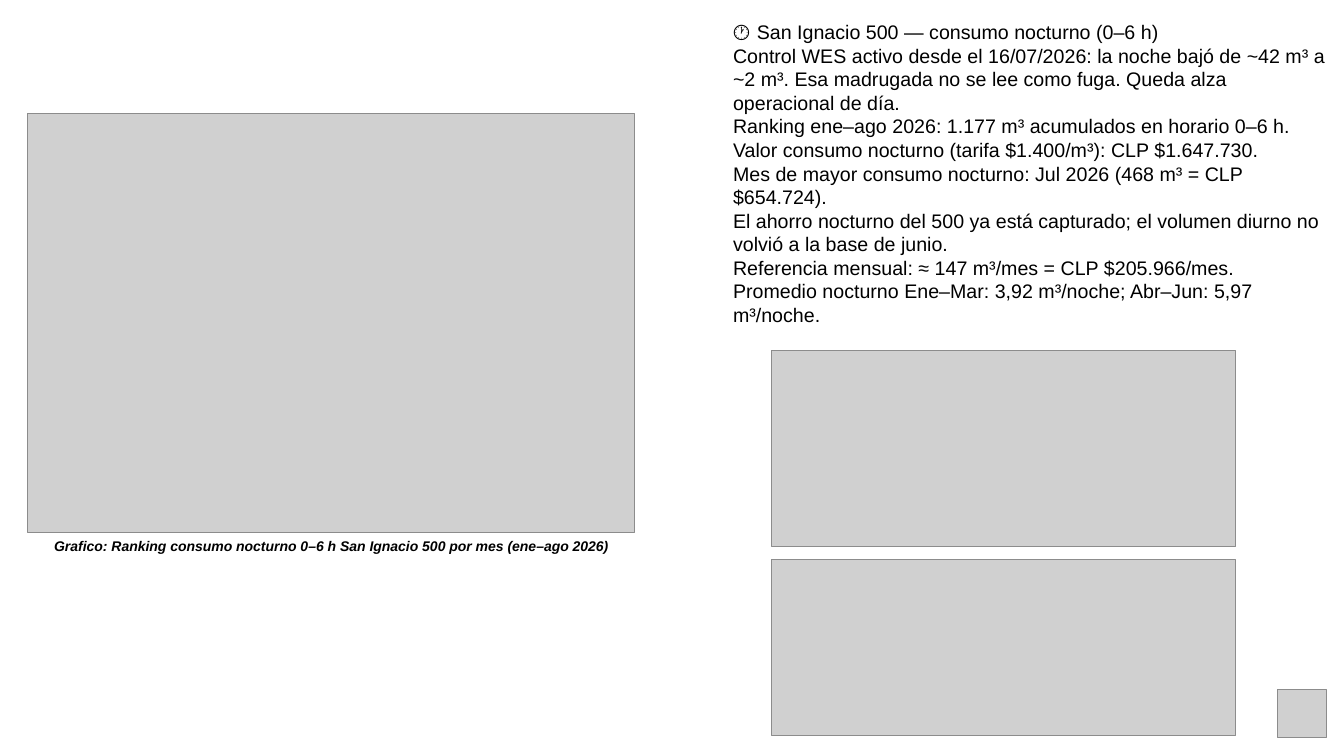
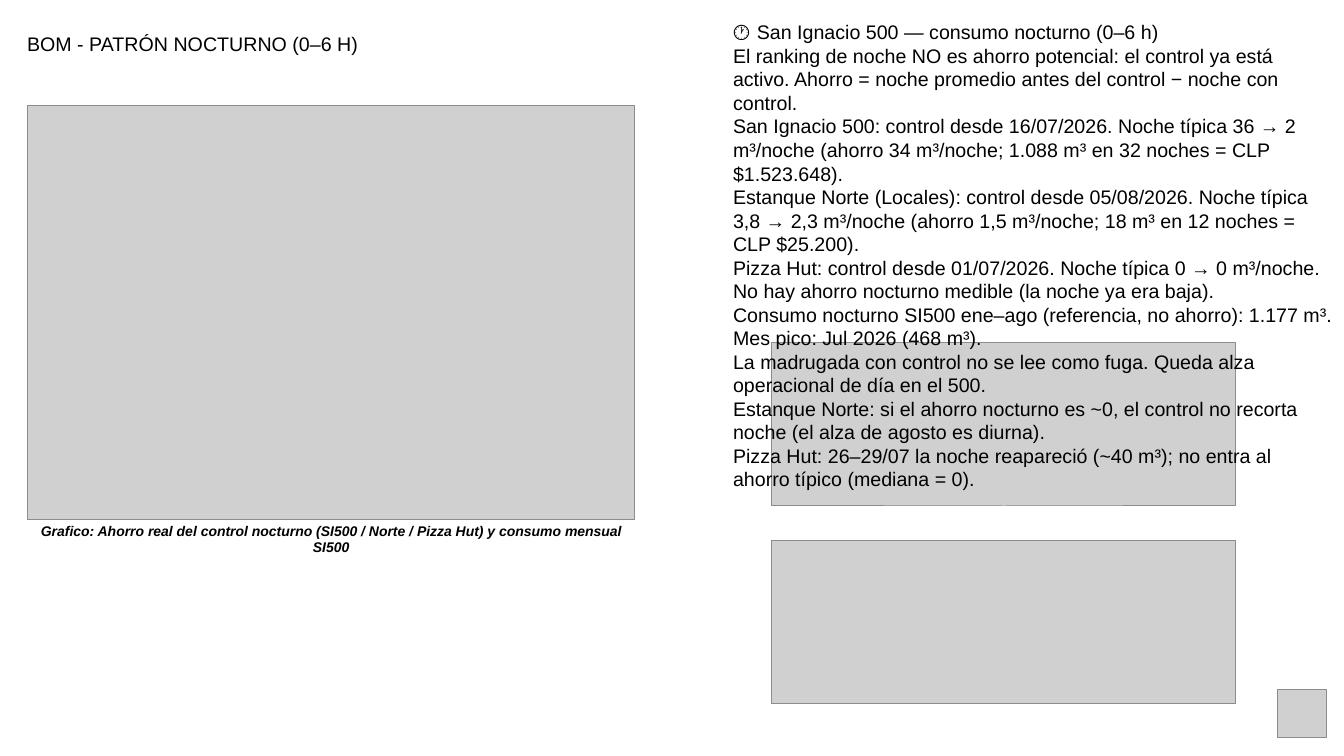
Before and after one commit to anibaloperacionesWes/wes-scripts, a slide deck: slide 17 of reports/Parque_Arauco/TMP_7MALLS/entrega_diego_anibal/Informe WES __ Parque Arauco 7 Malls (16.08.2026).pptx. Drawn at 1344x756 pixels with LibreOffice and Linux fonts; fonts in the diff are those of the drawing; grey boxes stand for pictures. Boxes give left, top, right and bottom in pixels: in the first picture for what was removed or moved away, otherwise in the second. Text is boxed around its words. In the diff, an @@ line names an element or a change of style, - is before the commit and + after.

```diff
--- a/reports/Parque_Arauco/TMP_7MALLS/entrega_diego_anibal/Informe WES __ Parque Arauco 7 Malls (16.08.2026).pptx
+++ b/reports/Parque_Arauco/TMP_7MALLS/entrega_diego_anibal/Informe WES __ Parque Arauco 7 Malls (16.08.2026).pptx
@@ text added at (x1=27, y1=36, x2=358, y2=55), 14 pt, text #000000 @@
+BOM - PATRÓN NOCTURNO (0–6 H)
@@ text at (x1=733, y1=48, x2=1331, y2=491): text changed @@
-Control WES activo desde el 16/07/2026: la noche bajó de ~42 m³ a ~2 m³. Esa madrugada no se lee como fuga. Queda alza operacional de día.
-Ranking ene–ago 2026: 1.177 m³ acumulados en horario 0–6 h.
-Valor consumo nocturno (tarifa $1.400/m³): CLP $1.647.730.
-Mes de mayor consumo nocturno: Jul 2026 (468 m³ = CLP $654.724).
-El ahorro nocturno del 500 ya está capturado; el volumen diurno no volvió a la base de junio.
-Referencia mensual: ≈ 147 m³/mes = CLP $205.966/mes.
-Promedio nocturno Ene–Mar: 3,92 m³/noche; Abr–Jun: 5,97 m³/noche.
+El ranking de noche NO es ahorro potencial: el control ya está activo. Ahorro = noche promedio antes del control − noche con control.
+San Ignacio 500: control desde 16/07/2026. Noche típica 36 → 2 m³/noche (ahorro 34 m³/noche; 1.088 m³ en 32 noches = CLP $1.523.648).
+Estanque Norte (Locales): control desde 05/08/2026. Noche típica 3,8 → 2,3 m³/noche (ahorro 1,5 m³/noche; 18 m³ en 12 noches = CLP $25.200).
+Pizza Hut: control desde 01/07/2026. Noche típica 0 → 0 m³/noche. No hay ahorro nocturno medible (la noche ya era baja).
+Consumo nocturno SI500 ene–ago (referencia, no ahorro): 1.177 m³. Mes pico: Jul 2026 (468 m³).
+La madrugada con control no se lee como fuga. Queda alza operacional de día en el 500.
+Estanque Norte: si el ahorro nocturno es ~0, el control no recorta noche (el alza de agosto es diurna).
+Pizza Hut: 26–29/07 la noche reapareció (~40 m³); no entra al ahorro típico (mediana = 0).
@@ picture resized from (x1=27, y1=114, x2=635, y2=532) to (x1=27, y1=106, x2=635, y2=519) @@
@@ picture resized from (x1=772, y1=351, x2=1236, y2=547) to (x1=772, y1=343, x2=1236, y2=506) @@
@@ text added at (x1=41, y1=526, x2=622, y2=552), 10 pt, text #000000, bold, italic @@
+Grafico: Ahorro real del control nocturno (SI500 / Norte / Pizza Hut) y consumo mensual SI500
@@ text removed at (x1=54, y1=541, x2=609, y2=554) @@
-Grafico: Ranking consumo nocturno 0–6 h San Ignacio 500 por mes (ene–ago 2026)
@@ picture resized from (x1=772, y1=560, x2=1236, y2=736) to (x1=772, y1=540, x2=1236, y2=704) @@
```
Also in this commit, not shown: 18 other slides changed, 4 other files.
